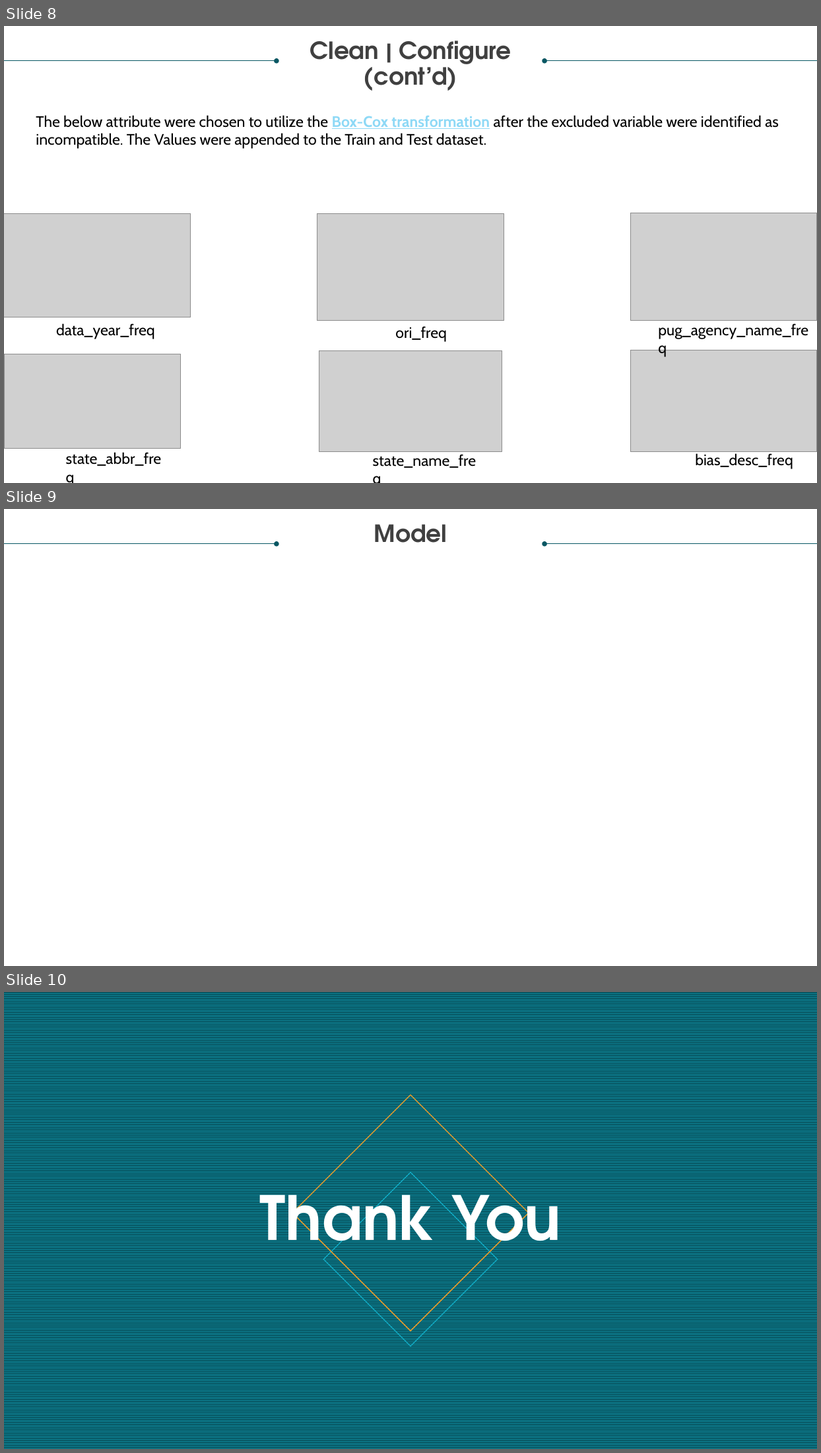
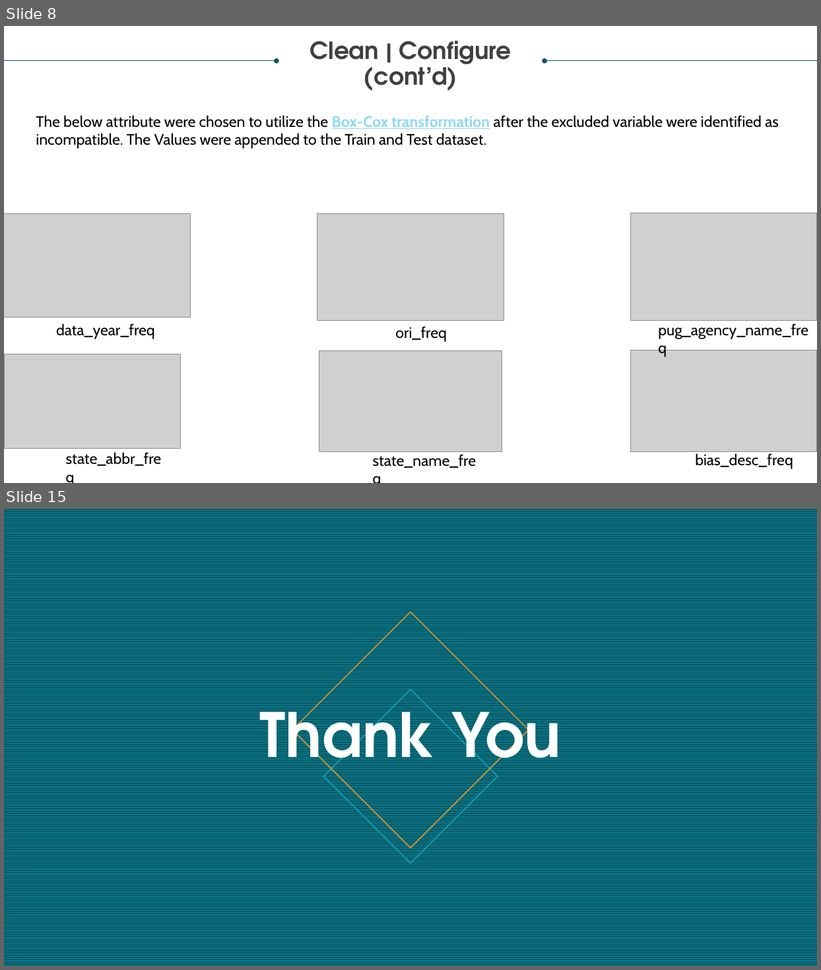
Before and after one commit to GitableGabe/Data621_Collab, a slide deck: DATA 621_FINAL.pptx. Shown one above the other, each under a label of ours: slides 8, 9 and 10 before the commit, slides 8 and 15 after it; the slides between them are not shown. The pictures are 821x1453 and 821x970 pixels, drawn with LibreOffice and Linux fonts; fonts in the diff are those of the drawing; grey boxes stand for pictures. Boxes give left, top, right and bottom in pixels: in the first picture for what was removed or moved away, otherwise in the second. Text is boxed around its words. In the diff, an @@ line names an element or a change of style, - is before the commit and + after.

```diff
--- a/DATA 621_FINAL.pptx
+++ b/DATA 621_FINAL.pptx
@@ slide 9 removed at <box>4,509,817,966</box>, background #FFFFFF @@
@@ text removed at <box>374,524,448,543</box> @@
-Model
@@ arrow removed from (4, 544) to (277, 544) @@
@@ arrow removed from (817, 544) to (545, 544) @@
@@ what was slide 10 is now slide 15 @@
```
Also in this commit, not shown: 3 slides changed, 6 slides added, 2 other files.
